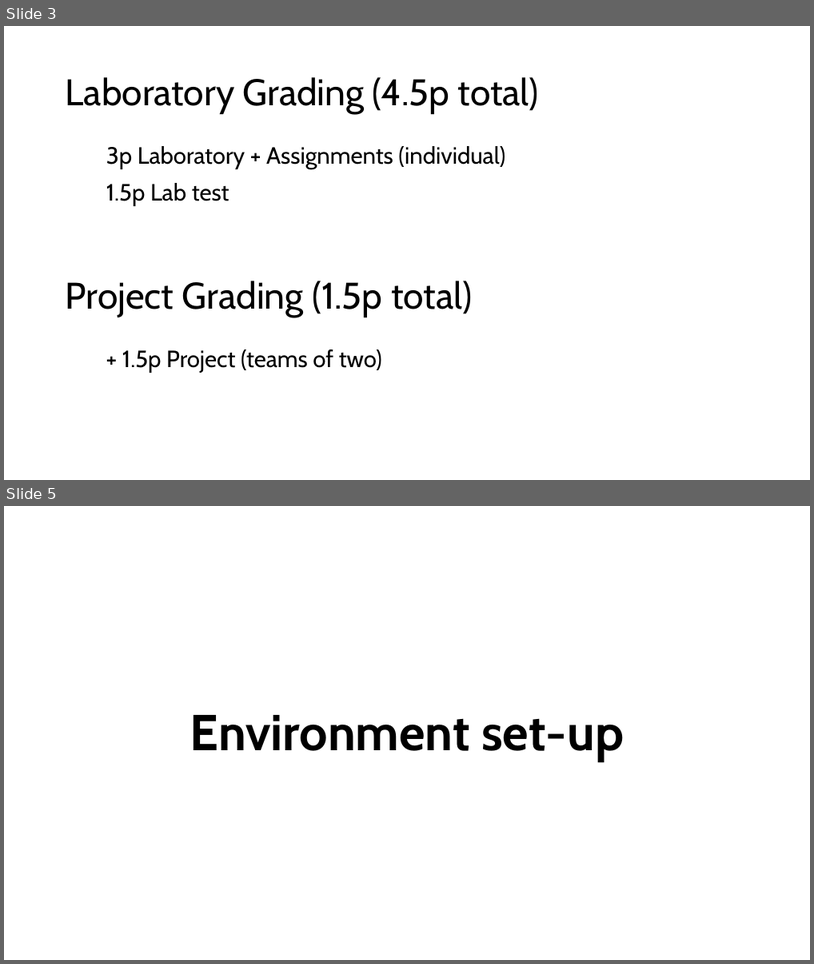
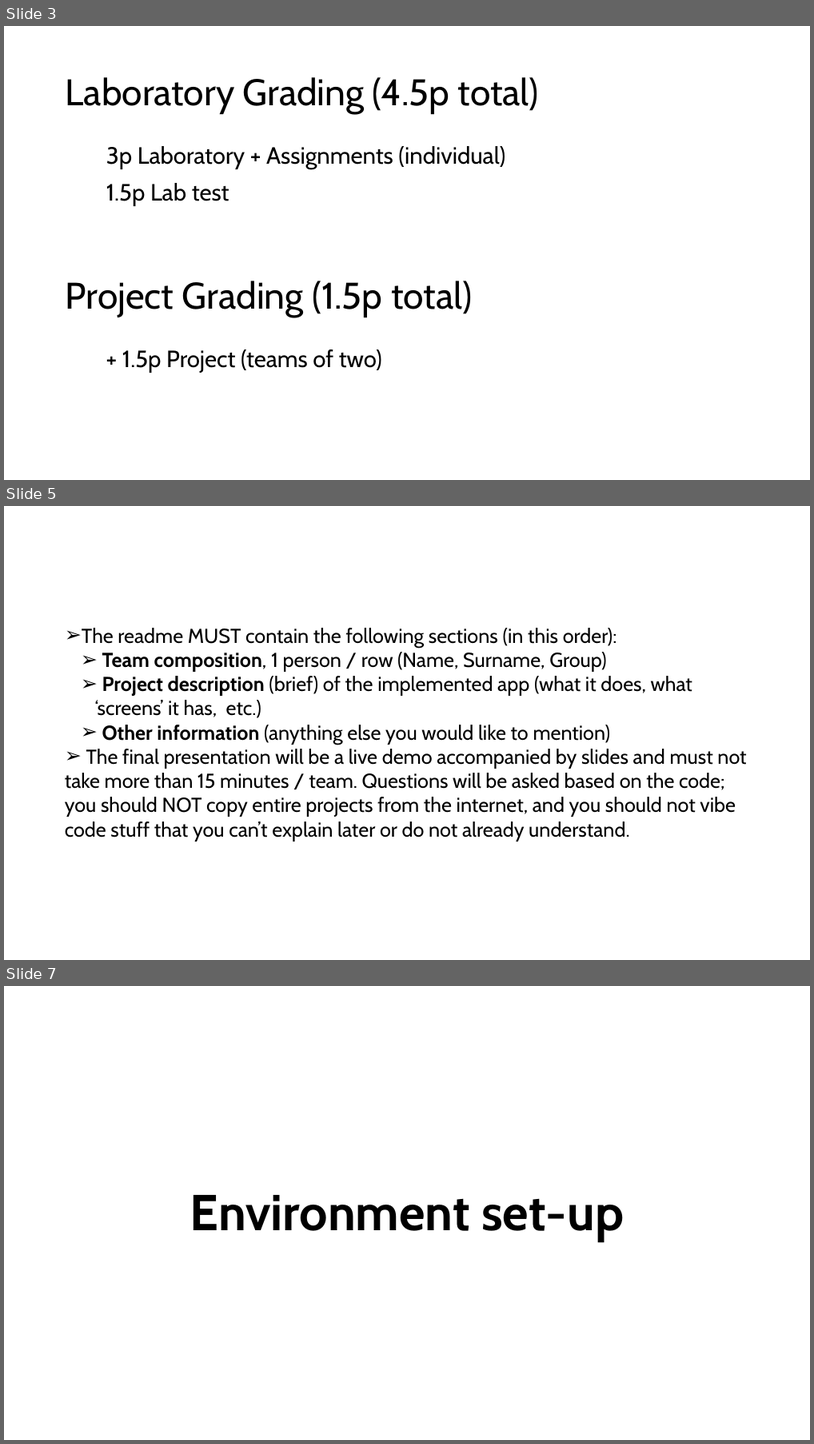
Before and after one commit to rusudinu/mobile-and-embedded-computing, a slide deck: labs/Mobile-and-Embedded-Lab1.pptx. Shown one above the other, each under a label of ours: slides 3 and 5 before the commit, slides 3, 5 and 7 after it; the slides between them are not shown. The pictures are 814x964 and 814x1444 pixels, drawn with LibreOffice and Linux fonts; fonts in the diff are those of the drawing; background and template pictures are left out. Boxes give left, top, right and bottom in pixels: in the first picture for what was removed or moved away, otherwise in the second. Text is boxed around its words. In the diff, an @@ line names an element or a change of style, - is before the commit and + after.

Commit message:
lab1 project details

```diff
--- a/labs/Mobile-and-Embedded-Lab1.pptx
+++ b/labs/Mobile-and-Embedded-Lab1.pptx
@@ slide 5 added at box(4, 506, 810, 960), background #FFFFFF @@
@@ text added at box(65, 628, 746, 841), 24 pt, text #000000 @@
+➢ The readme MUST contain the following sections (in this order):
+  ➢ Team composition, 1 person / row (Name, Surname, Group)
+  ➢ Project description (brief) of the implemented app (what it does, what ‘screens’ it has, etc.)
+  ➢ Other information (anything else you would like to mention)
+➢ The final presentation will be a live demo accompanied by slides and must not take more than 15 minutes / team. Questions will be asked based on the code; you should NOT copy entire projects from the internet, and you should not vibe code stuff that you can’t explain later or do not already understand.
@@ what was slide 5 is now slide 7 @@
```
Also in this commit, not shown: 1 slide changed, 1 other slide added.
